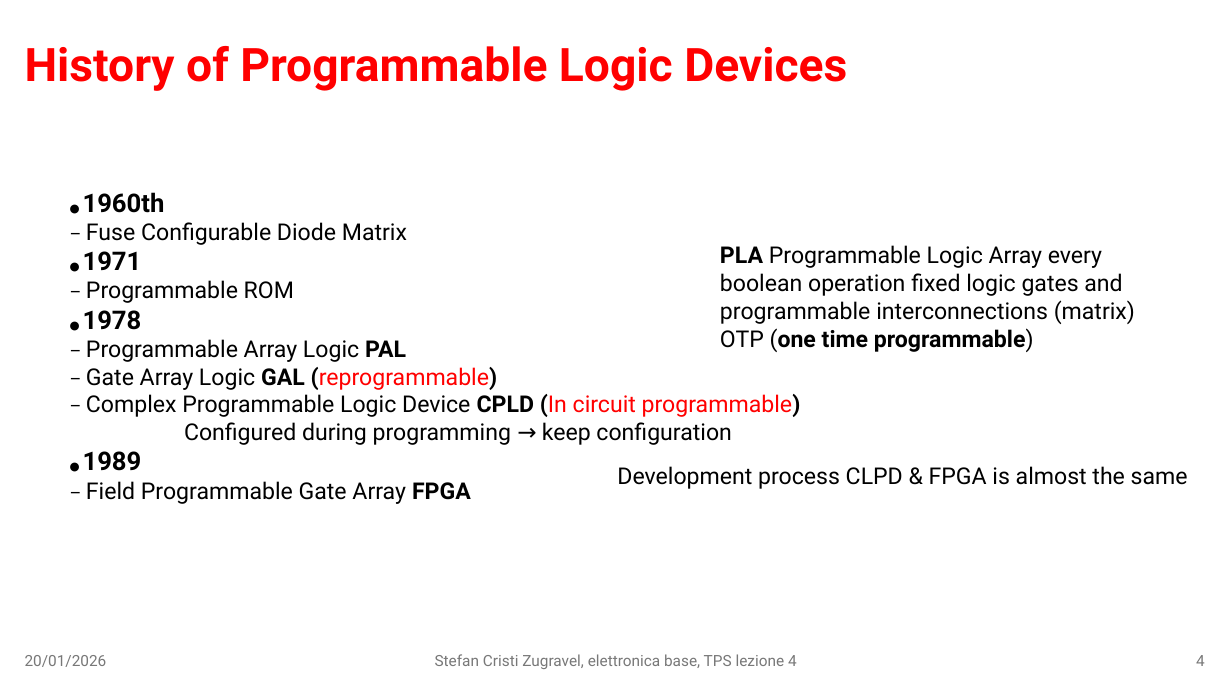
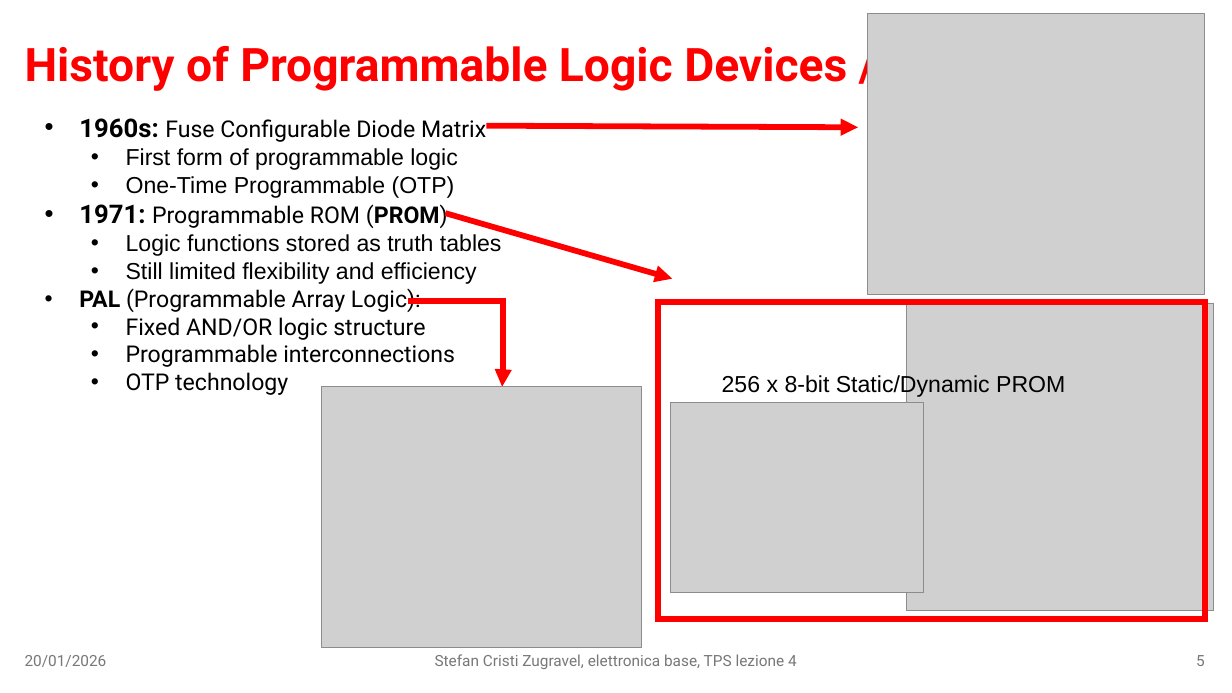
Before and after one commit to stefan-zugravel/elettronica_base, a slide deck: slide 5 of slides/lezione4.pptx (slide 4 before the commit). Drawn at 1232x693 pixels with LibreOffice and Linux fonts; fonts in the diff are those of the drawing; grey boxes stand for pictures. Boxes give left, top, right and bottom in pixels: in the first picture for what was removed or moved away, otherwise in the second. Text is boxed around its words. In the diff, an @@ line names an element or a change of style, - is before the commit and + after.

```diff
--- a/slides/lezione4.pptx
+++ b/slides/lezione4.pptx
@@ picture added at [868, 14, 1205, 295] @@
@@ title at [25, 39, 903, 92]: text changed @@
-History of Programmable Logic Devices
+History of Programmable Logic Devices /1
@@ text at [79, 118, 502, 395]: text changed @@
-● 1960th
-– Fuse Configurable Diode Matrix
-● 1971
-– Programmable ROM
-● 1978
-– Programmable Array Logic PAL
-– Gate Array Logic GAL (reprogrammable)
-– Complex Programmable Logic Device CPLD (In circuit programmable)
-Configured during programming → keep configuration
-● 1989
-– Field Programmable Gate Array FPGA
+• 1960s: Fuse Configurable Diode Matrix
+  • First form of programmable logic
+  • One-Time Programmable (OTP)
+• 1971: Programmable ROM (PROM)
+  • Logic functions stored as truth tables
+  • Still limited flexibility and efficiency
+• PAL (Programmable Array Logic):
+  • Fixed AND/OR logic structure
+  • Programmable interconnections
+  • OTP technology
@@ arrow added from (486, 126) to (859, 128), #FF0000 4.5 pt @@
@@ arrow added from (445, 213) to (673, 279), #FF0000 4.5 pt @@
@@ text removed at [720, 245, 1135, 352] @@
-PLA Programmable Logic Array every boolean operation fixed logic gates and programmable interconnections (matrix) OTP (one time programmable)
@@ elbow arrow added from (409, 301) to (502, 386), #FF0000 4.5 pt @@
@@ rectangle added at [658, 302, 1205, 619], outline #FF0000 4.5 pt @@
@@ picture added at [907, 303, 1214, 611] @@
@@ picture added at [322, 386, 642, 647] @@
@@ text added at [722, 374, 1065, 398], 18 pt, text #000000 @@
+256 x 8-bit Static/Dynamic PROM
@@ picture added at [671, 403, 923, 592] @@
@@ text removed at [617, 466, 1188, 489] @@
-Development process CLPD & FPGA is almost the same
@@ page number at [1196, 655, 1205, 666]: text changed @@
-4
+5
```
Also in this commit, not shown: 6 other slides changed, 6 slides removed, 3 other files.
